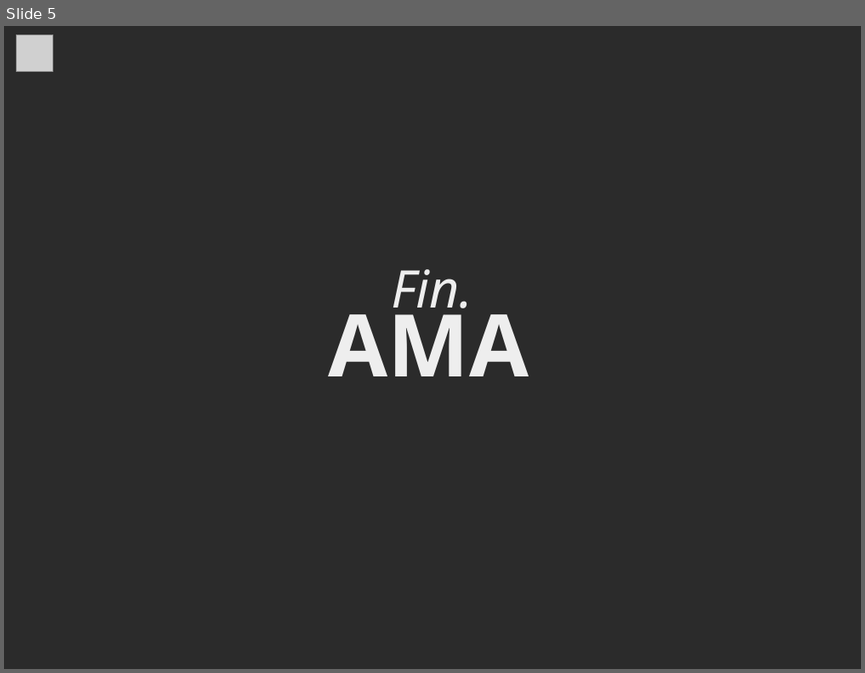
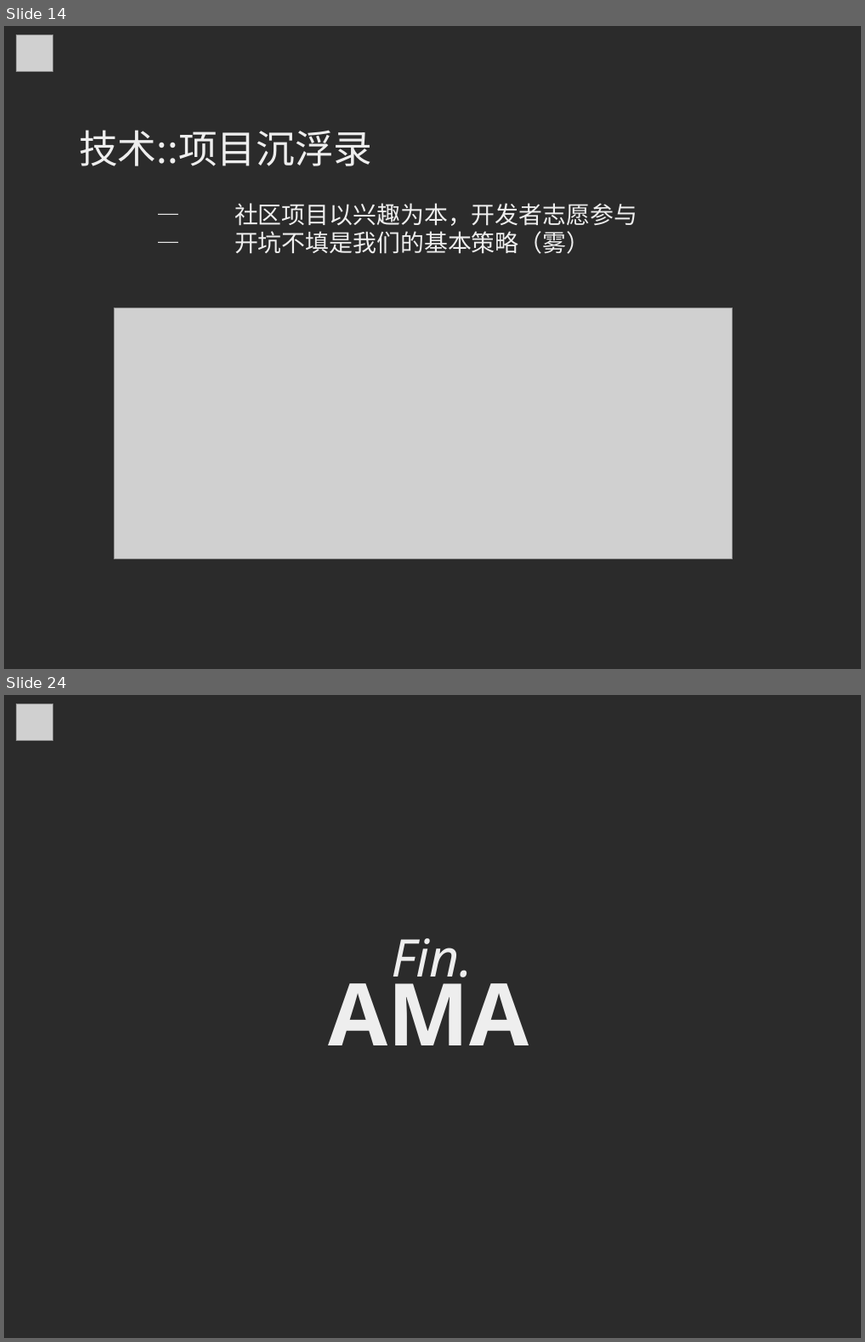
Before and after one commit to MingcongBai/soscon-2018-talk, a slide deck: slide.odp. Shown one above the other, each under a label of ours: slide 5 before the commit, slides 14 and 24 after it; the slides between them are not shown. The pictures are 865x673 and 865x1342 pixels, drawn with LibreOffice and Linux fonts; fonts in the diff are those of the drawing; grey boxes stand for pictures; background and template pictures are left out; a plain dark background stands for a picture behind light text. Boxes give left, top, right and bottom in pixels: in the first picture for what was removed or moved away, otherwise in the second. Text is boxed around its words. In the diff, an @@ line names an element or a change of style, - is before the commit and + after.

```diff
--- a/slide.odp
+++ b/slide.odp
@@ slide 14 added at (4, 26, 861, 669), background picture (left out) @@
@@ picture added at (17, 34, 53, 71) @@
@@ text added at (79, 130, 637, 254), 22 pt, text #EEEEEE @@
+技术::项目沉浮录
+— 社区项目以兴趣为本，开发者志愿参与
+— 开坑不填是我们的基本策略（雾）
@@ picture added at (114, 307, 732, 559) @@
@@ what was slide 5 is now slide 24 @@
```
Also in this commit, not shown: 1 slide changed, 21 other slides added, 3 slides removed.
